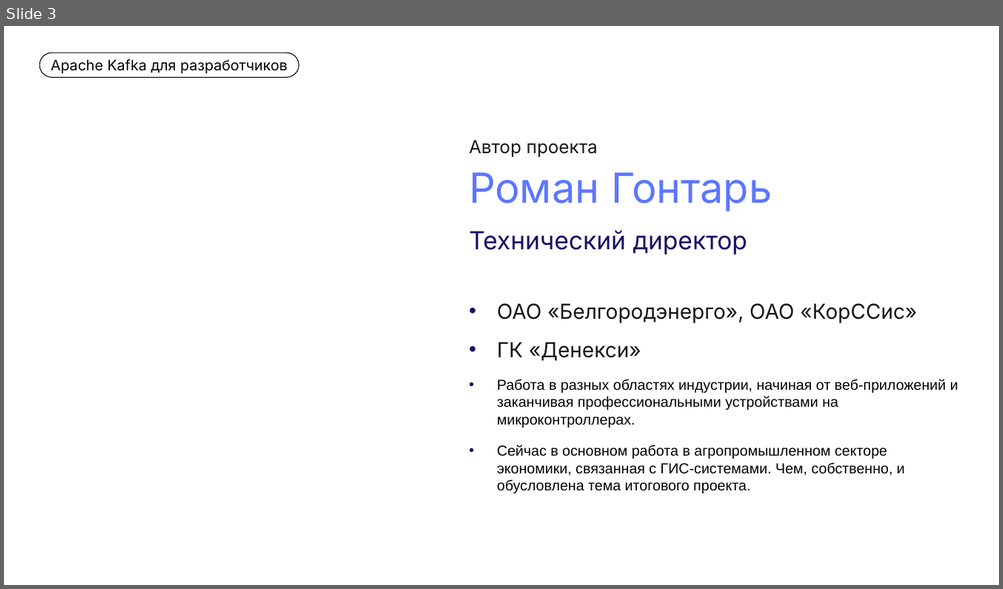
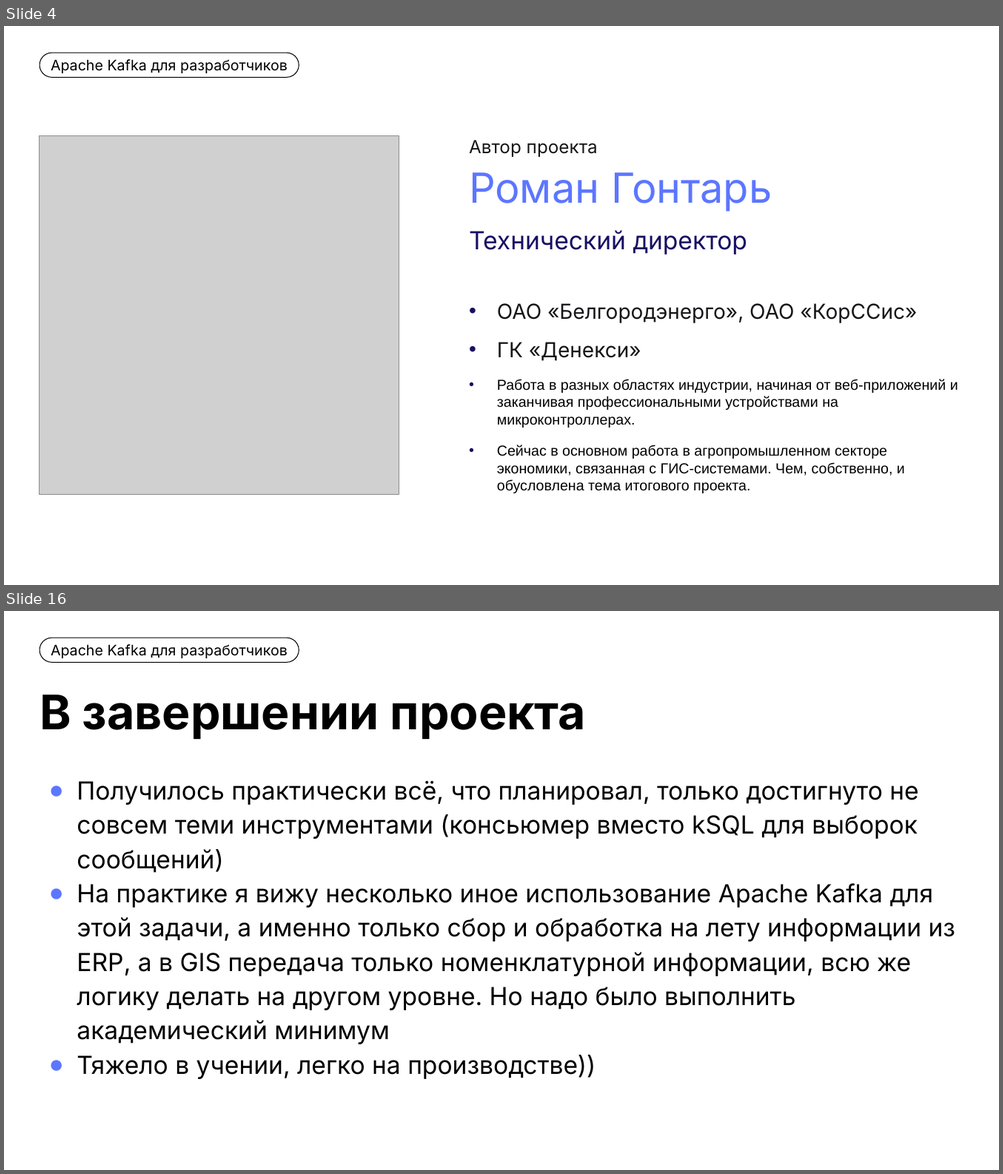
Before and after one commit to CoolGosha/kafka-for-devs-final-project, a slide deck: Защита проекта Кафка для разработчиков Гонтарь Роман.pptx. Shown one above the other, each under a label of ours: slide 3 before the commit, slides 4 and 16 after it; the slides between them are not shown. The pictures are 1003x589 and 1003x1174 pixels, drawn with LibreOffice and Linux fonts; fonts in the diff are those of the drawing; grey boxes stand for pictures; background and template pictures are left out. Boxes give left, top, right and bottom in pixels: in the first picture for what was removed or moved away, otherwise in the second. Text is boxed around its words. In the diff, an @@ line names an element or a change of style, - is before the commit and + after.

Commit message:
Update README.md и Защита проекта Кафка для разработчиков Гонтарь Роман.pptx

```diff
--- a/Защита проекта Кафка для разработчиков Гонтарь Роман.pptx
+++ b/Защита проекта Кафка для разработчиков Гонтарь Роман.pptx
@@ slide 16 added at (4, 611, 999, 1170), background #FFFFFF; not listed: 1 template element that a slide beside it also shows @@
@@ title added at (40, 695, 586, 739), 46 pt, text #000000, bold @@
+В завершении проекта
@@ text added at (77, 780, 955, 1079), 24 pt, text #000000 @@
+● Получилось практически всё, что планировал, только достигнуто не совсем теми инструментами (консьюмер вместо kSQL для выборок сообщений)
+● На практике я вижу несколько иное использование Apache Kafka для этой задачи, а именно только сбор и обработка на лету информации из ERP, а в GIS передача только номенклатурной информации, всю же логику делать на другом уровне. Но надо было выполнить академический минимум
+● Тяжело в учении, легко на производстве))
@@ what was slide 3 is now slide 4 @@
@@ slide 4 changed as well @@
@@ picture added at (39, 136, 398, 495) @@
```
Also in this commit, not shown: 1 other slide changed, 13 other slides added, 6 slides removed, 1 other file.
